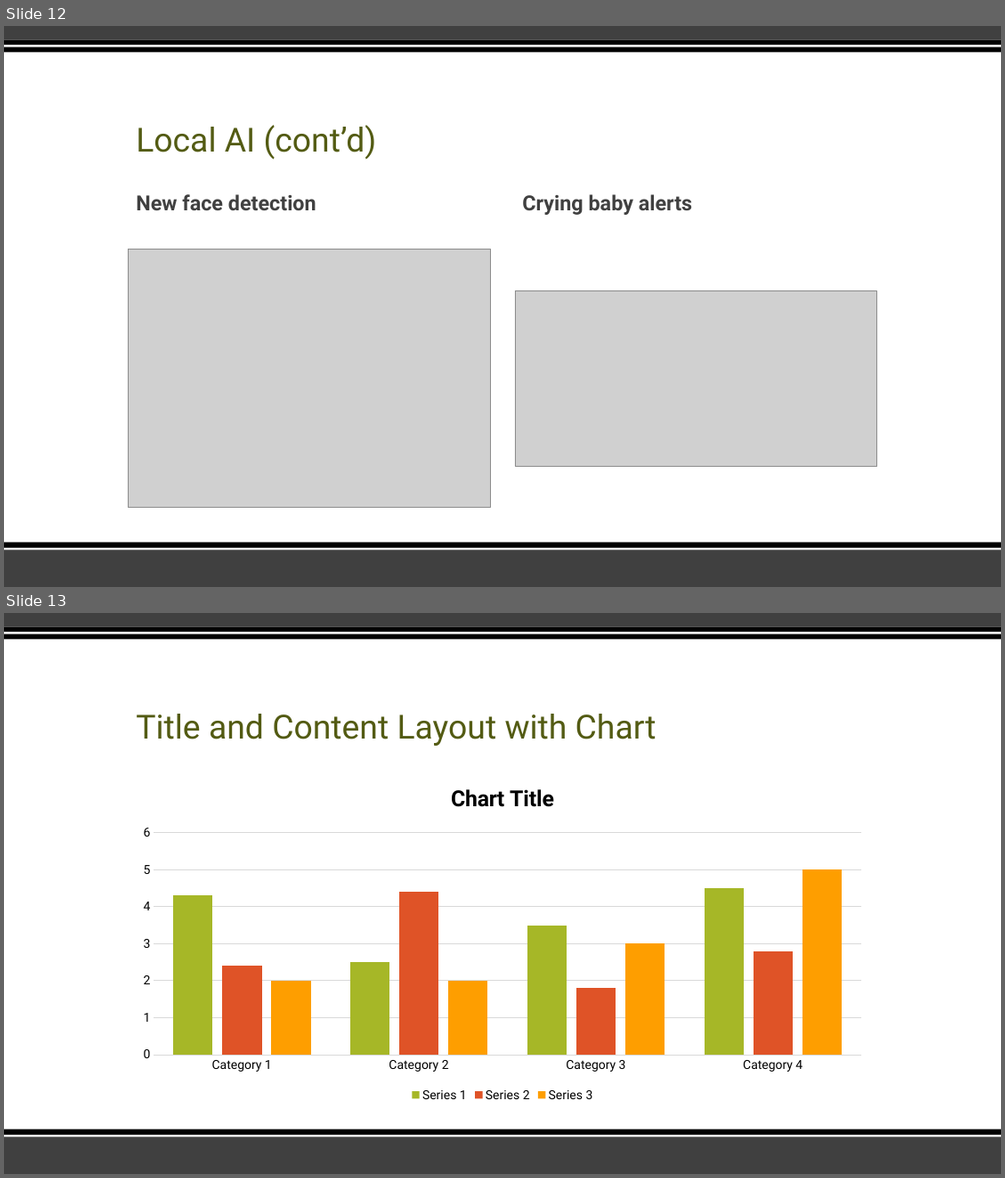
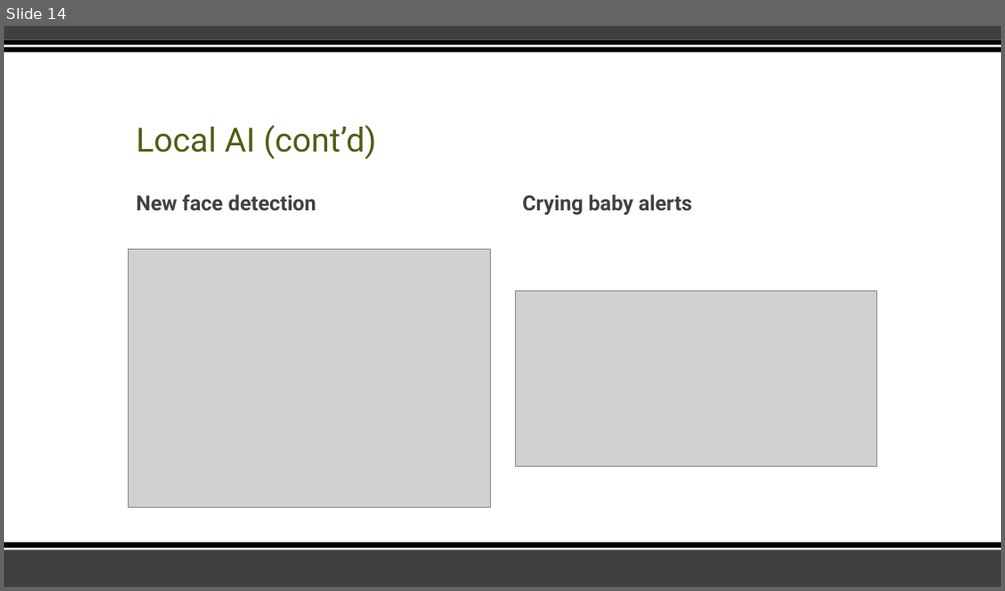
Before and after one commit to Cy-EF0510/Vanier, a slide deck: Semester 7 Fall 2026/IOT/Assignments/HomeAgent.pptx. Shown one above the other, each under a label of ours: slides 12 and 13 before the commit, slide 14 after it. The pictures are 1005x1178 and 1005x591 pixels, drawn with LibreOffice and Linux fonts; fonts in the diff are those of the drawing; grey boxes stand for pictures. Boxes give left, top, right and bottom in pixels: in the first picture for what was removed or moved away, otherwise in the second. Text is boxed around its words. In the diff, an @@ line names an element or a change of style, - is before the commit and + after.

```diff
--- a/Semester 7 Fall 2026/IOT/Assignments/HomeAgent.pptx
+++ b/Semester 7 Fall 2026/IOT/Assignments/HomeAgent.pptx
@@ slide 13 removed at (4, 613, 1001, 1174), background #FFFFFF; not listed: 6 template elements that a slide beside it also shows @@
@@ title removed at (136, 714, 656, 746) @@
-Title and Content Layout with Chart
@@ column chart removed at (128, 769, 876, 1105) @@
-categories: Category 1, Category 2, Category 3, Category 4
-Series 1: 4.3, 2.5, 3.5, 4.5
-Series 2: 2.4, 4.4, 1.8, 2.8
-Series 3: 2, 2, 3, 5
@@ what was slide 12 is now slide 14 @@
```
Also in this commit, not shown: 3 slides changed, 8 slides added, 7 other slides removed.
